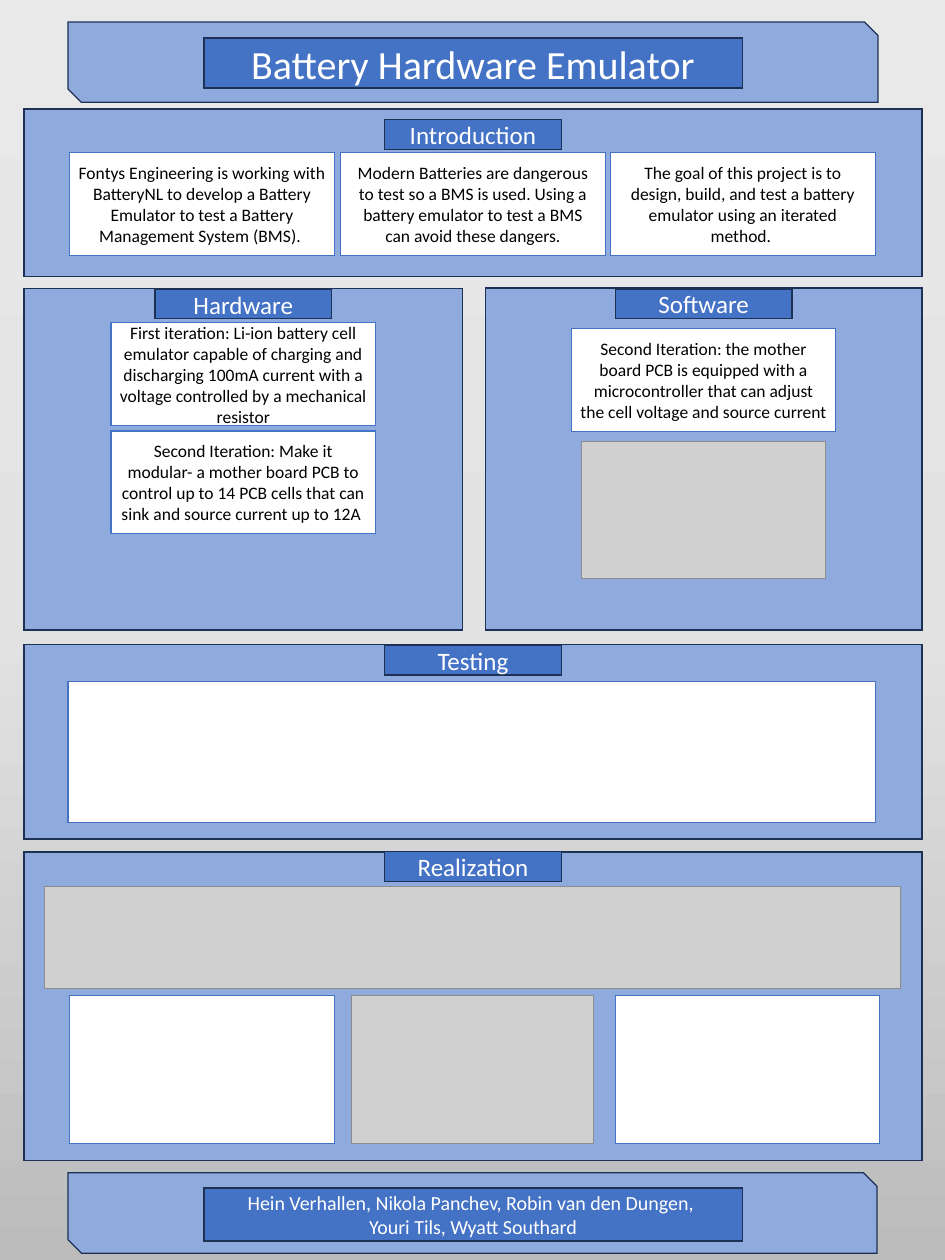
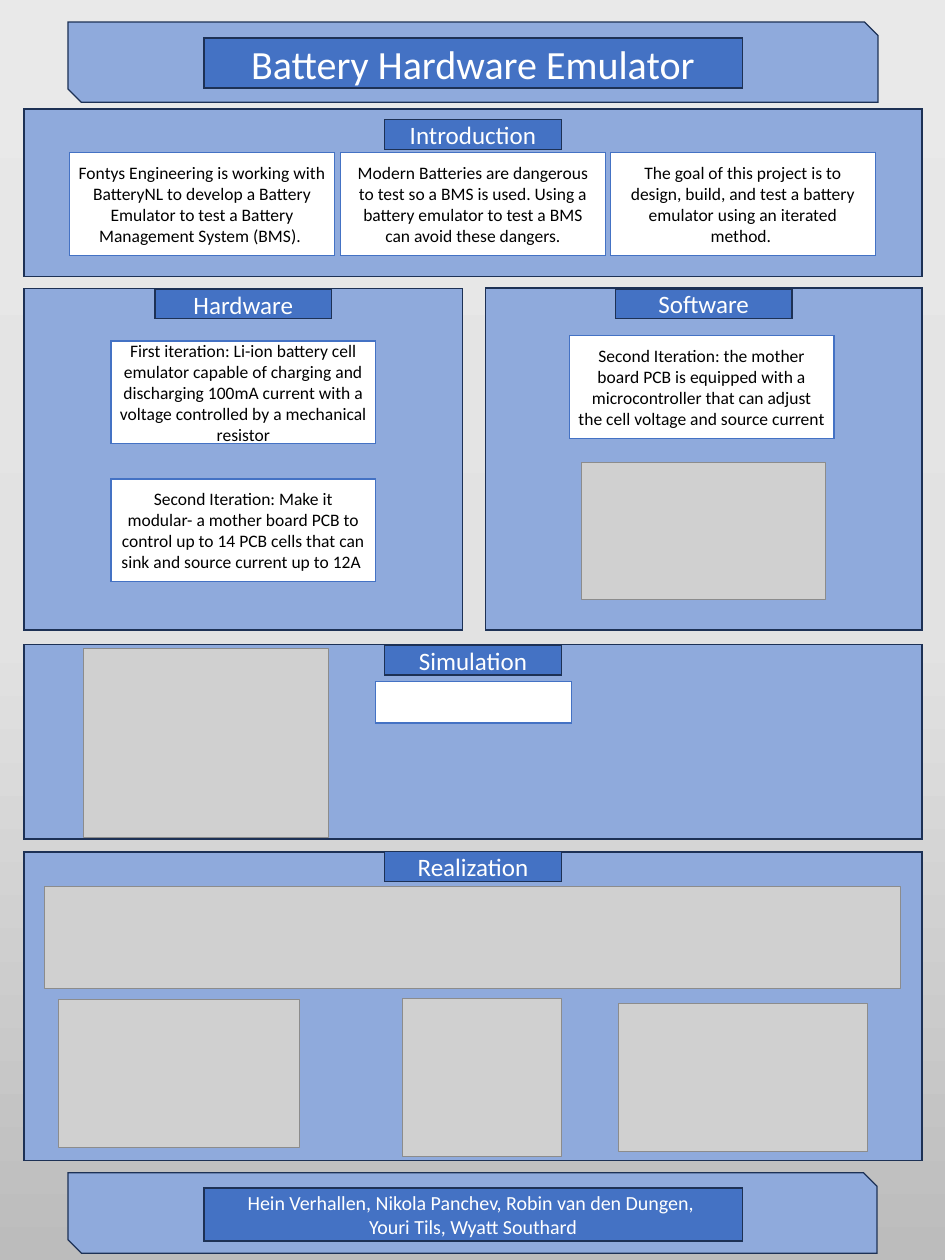
Before and after one commit to HeinVerhallen/Hardware_Simulator, a slide deck: slide 1 of Documentation/Final_Poster_Presentation.pptx. Drawn at 945x1260 pixels with LibreOffice and Linux fonts; fonts in the diff are those of the drawing; grey boxes stand for pictures. Boxes give left, top, right and bottom in pixels: in the first picture for what was removed or moved away, otherwise in the second. Text is boxed around its words. In the diff, an @@ line names an element or a change of style, - is before the commit and + after.

Commit message:
update
changed testing to simulation, added photos to realization

```diff
--- a/Documentation/Final_Poster_Presentation.pptx
+++ b/Documentation/Final_Poster_Presentation.pptx
@@ rectangle "First iteration: Li-ion battery cell ...": place and size @@
-rectangle "First iteration: Li-ion battery cell ..." at <box>111,323,375,426</box>
+rectangle "First iteration: Li-ion battery cell ..." at <box>111,341,375,444</box>
@@ rectangle "Second Iteration: the mother board ...": place and size @@
-rectangle "Second Iteration: the mother board ..." at <box>572,328,836,431</box>
+rectangle "Second Iteration: the mother board ..." at <box>570,336,834,438</box>
@@ rectangle "Second Iteration: Make it modular- ...": place and size @@
-rectangle "Second Iteration: Make it modular- ..." at <box>111,431,375,534</box>
+rectangle "Second Iteration: Make it modular- ..." at <box>111,479,375,581</box>
@@ picture: place and size @@
-picture at <box>581,442,825,579</box>
+picture at <box>581,463,825,599</box>
@@ picture added at <box>84,649,329,838</box> @@
@@ text in rectangle at <box>419,652,527,677</box>: text changed @@
-Testing
+Simulation
@@ rectangle: place and size @@
-rectangle at <box>68,681,876,823</box>
+rectangle at <box>375,681,572,723</box>
@@ picture: place and size @@
-picture at <box>352,995,593,1144</box>
+picture at <box>58,999,300,1148</box>
@@ rectangle removed at <box>70,995,335,1144</box> @@
@@ picture added at <box>402,998,561,1156</box> @@
@@ rectangle removed at <box>616,995,880,1144</box> @@
@@ picture added at <box>618,1004,868,1152</box> @@
```
Also in this commit, not shown: 1 other file.
